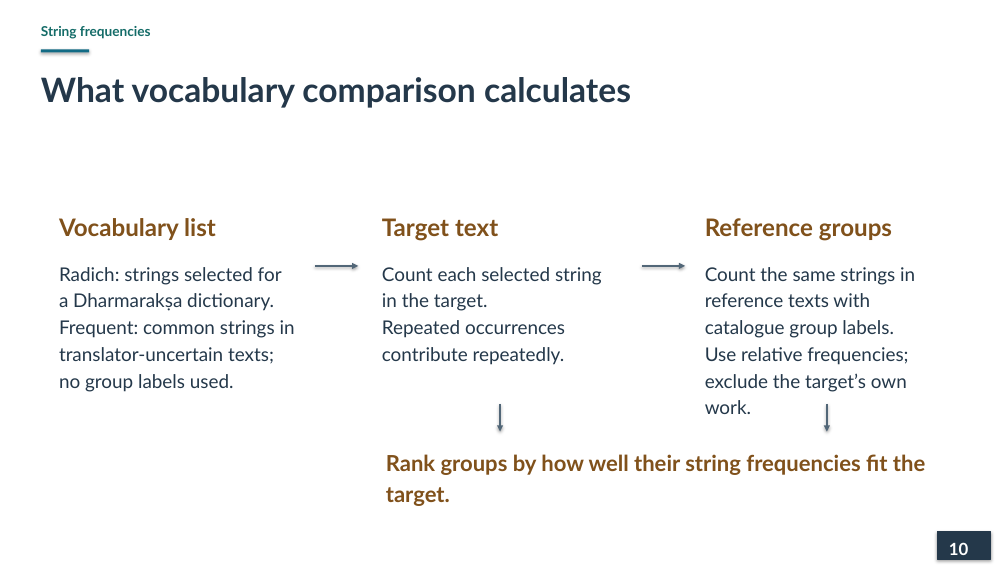
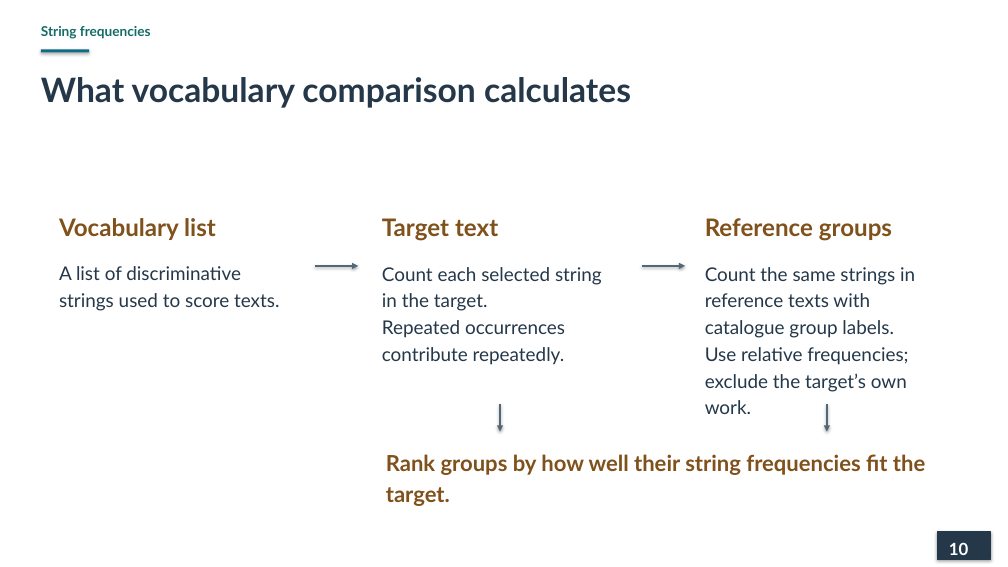
Before and after one commit to lopentu/cohort, a slide deck: slide 10 of docs/presentation/cohort-pnc-2026-main.pptx. Drawn at 1008x567 pixels with LibreOffice and Linux fonts; fonts in the diff are those of the drawing. Boxes give left, top, right and bottom in pixels: in the first picture for what was removed or moved away, otherwise in the second. Text is boxed around its words. In the diff, an @@ line names an element or a change of style, - is before the commit and + after.

```diff
--- a/docs/presentation/cohort-pnc-2026-main.pptx
+++ b/docs/presentation/cohort-pnc-2026-main.pptx
@@ text at box(59, 266, 279, 311): text changed @@
-Radich: strings selected for a Dharmarakṣa dictionary.
-Frequent: common strings in translator-uncertain texts; no group labels used.
+A list of discriminative strings used to score texts.
```
Also in this commit, not shown: 7 other slides changed.
